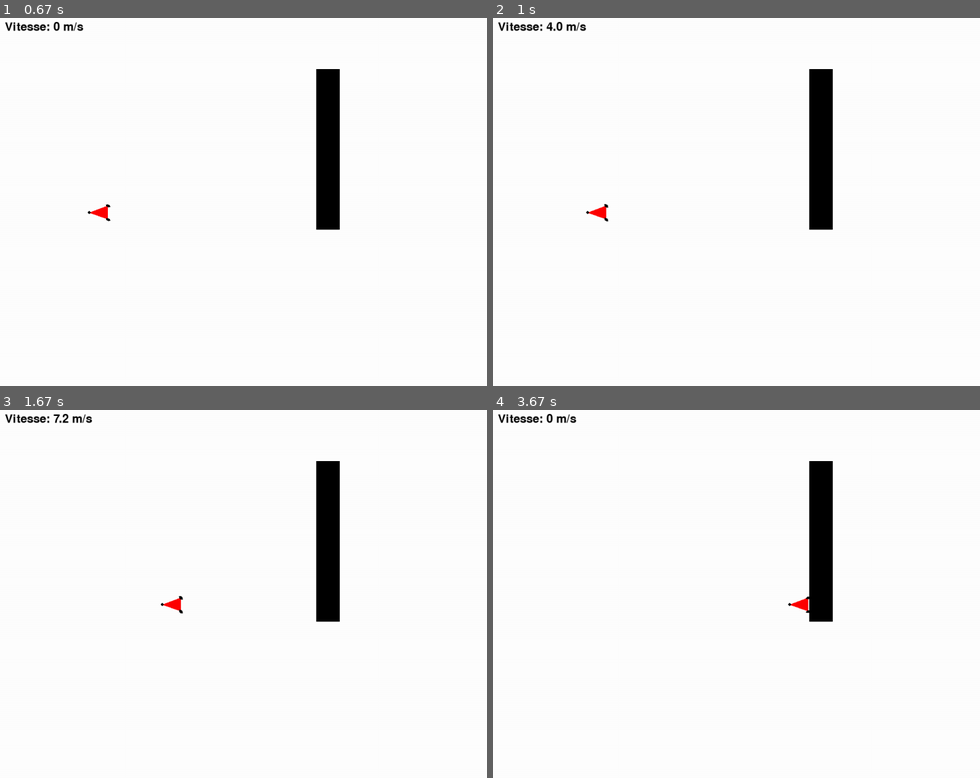
Above: before the commit, frames 1-4 (two rows, left to right).
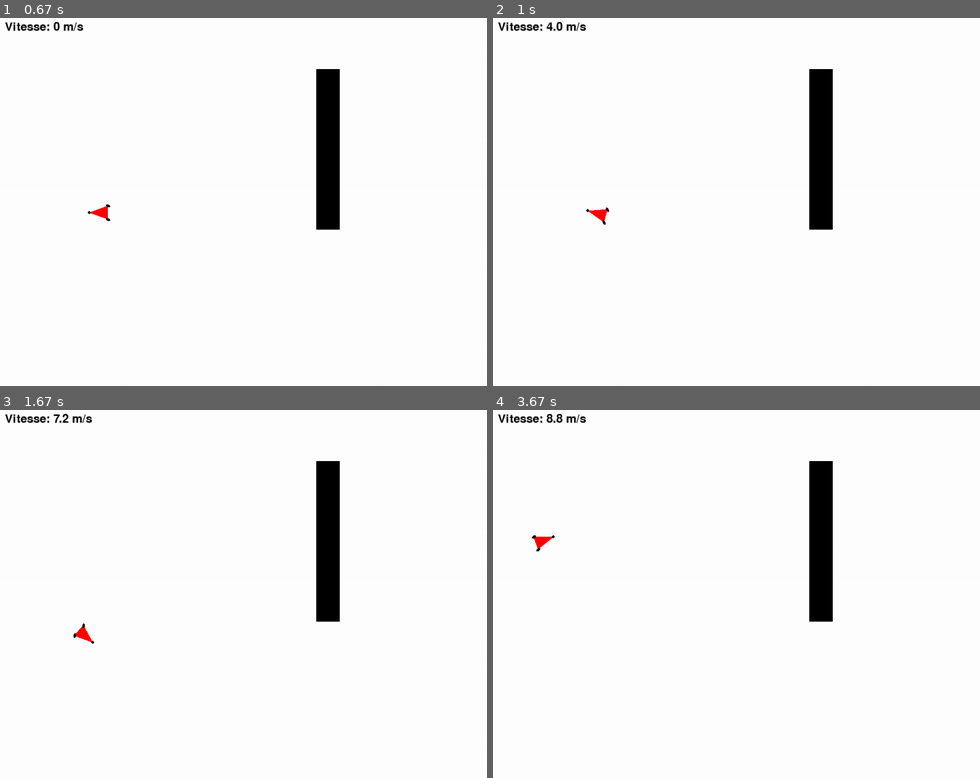
Above: after the commit, the same moments.

Repository: Singh-Jaskaranpreet/projet_robot_LU2IN013
Game: pygame game, started from main.py
The game is run twice, just before and just after one commit, with the same random seed, the same clock (stepped at 60 frames per second) and the same inputs.
Inputs:
- Up to frame 1 (0.67 s): hold Right from 0.33 s (still down)
- Up to frame 2 (1 s): release Right at 0.8 s; hold Up from 0.83 s (still down)
- Up to frame 3 (1.67 s): release Up at 1.13 s; hold Right 1.17-1.63 s
- Up to frame 4 (3.67 s): hold Left 1.67-2.2 s; hold Down 2.23-2.53 s; hold Left 2.57-2.97 s; hold Up 3-3.37 s; hold Right from 3.4 s (still down)

Frame 1 is identical in both runs. In frame 2, less than 0.1% of the frame differs, in the area x 19-24%, y 50-57%; in frame 3, 0.2%; in frame 4, 0.3%, in the area x 7-65%, y 1-56%.

Commit message:
Résolution du problème de rotation de la voiture

Diff:
--- a/vehicule.py
+++ b/vehicule.py
@@ -36,6 +36,12 @@
 
     def bouger(self, environnement, objects):
         """Déplace le véhicule en tenant compte des collisions et des limites."""
+        if self.angle_braquage != 0 and self.vitesse != 0:
+            # Rayon de courbure en fonction de l'angle de braquage
+            rayon_courbure = self.long / m.tan(m.radians(self.angle_braquage))
+            delta_angle = self.vitesse / rayon_courbure
+            self.angle += m.degrees(delta_angle)
+
 
         # Vérifier si la roue arrière est bloquée
         roue_ar_bloquee = environnement.collision_roue_arriere(self, objects)
